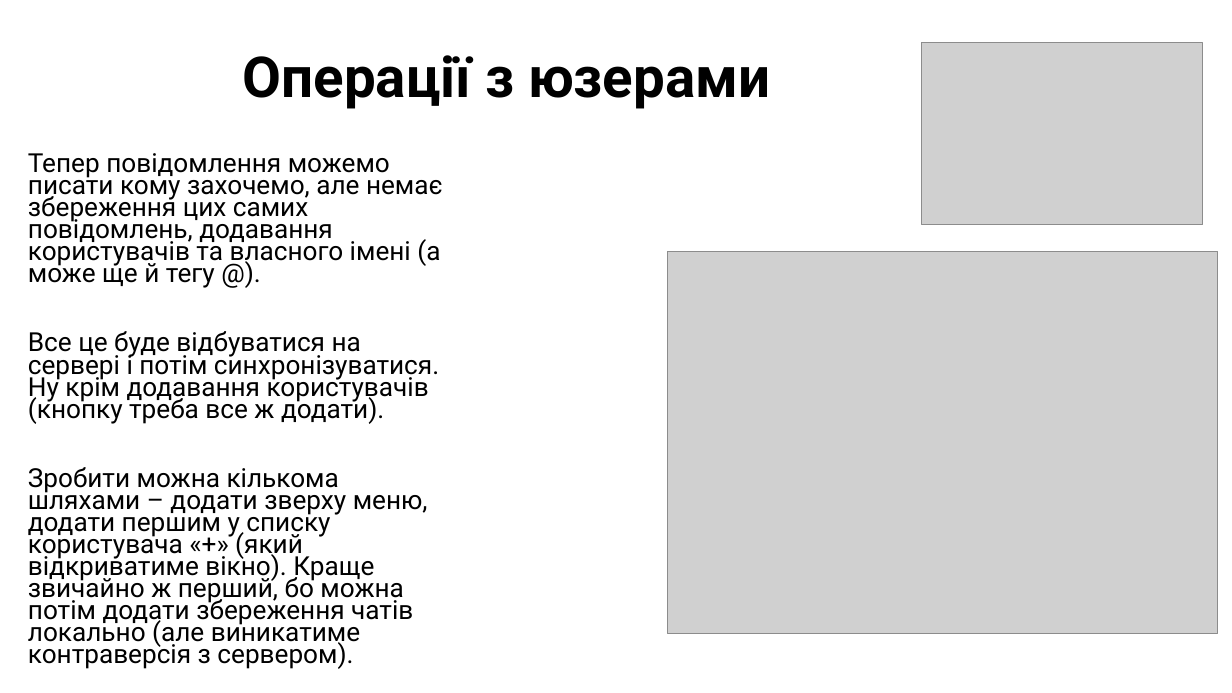
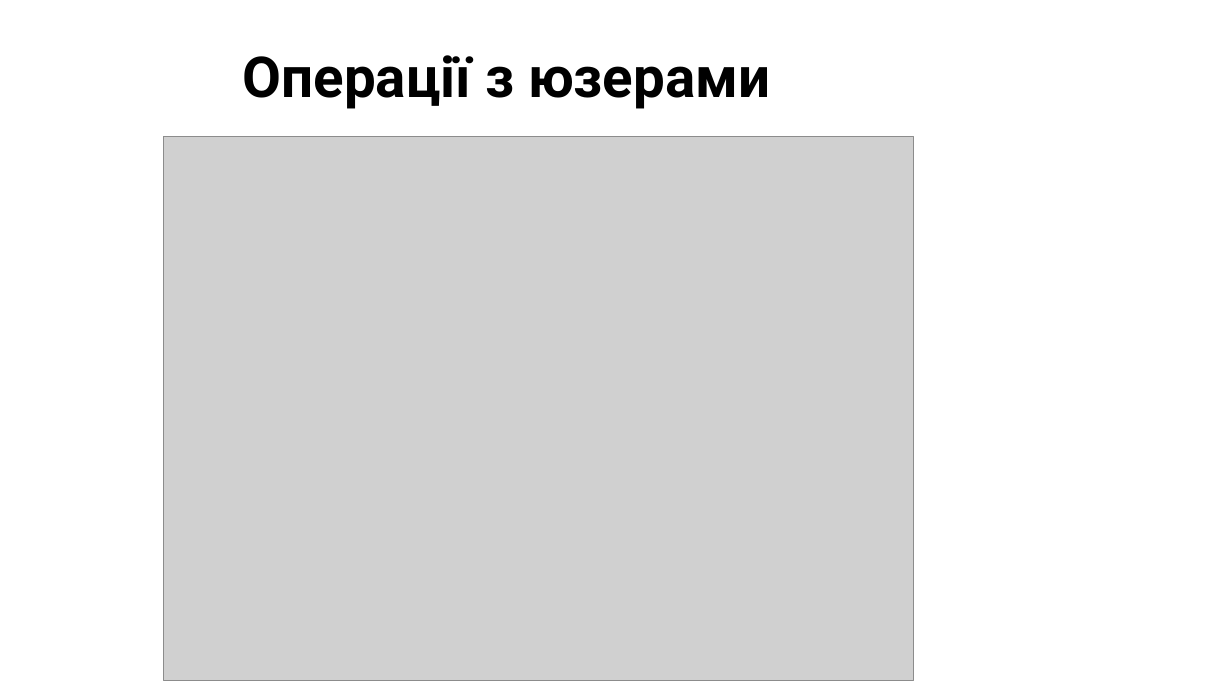
Before and after one commit to Archasmiel/CoolMessenger-JavaFX, a slide deck: slide 11 of lesson4/Lesson4.pptx (slide 10 before the commit). Drawn at 1232x693 pixels with LibreOffice and Linux fonts; fonts in the diff are those of the drawing; grey boxes stand for pictures. Boxes give left, top, right and bottom in pixels: in the first picture for what was removed or moved away, otherwise in the second. Text is boxed around its words. In the diff, an @@ line names an element or a change of style, - is before the commit and + after.

```diff
--- a/lesson4/Lesson4.pptx
+++ b/lesson4/Lesson4.pptx
@@ picture removed at (921,43,1202,226) @@
@@ picture added at (164,137,914,681) @@
@@ text removed at (28,153,443,669) @@
-Тепер повідомлення можемо писати кому захочемо, але немає збереження цих самих повідомлень, додавання користувачів та власного імені (а може ще й тегу @).
-Все це буде відбуватися на сервері і потім синхронізуватися. Ну крім додавання користувачів (кнопку треба все ж додати).
-Зробити можна кількома шляхами – додати зверху меню, додати першим у списку користувача «+» (який відкриватиме вікно). Краще звичайно ж перший, бо можна потім додати збереження чатів локально (але виникатиме контраверсія з сервером).
@@ picture removed at (667,251,1218,634) @@
```
Also in this commit, not shown: 12 other slides changed, 4 slides added, 6 slides removed, 12 other files.
